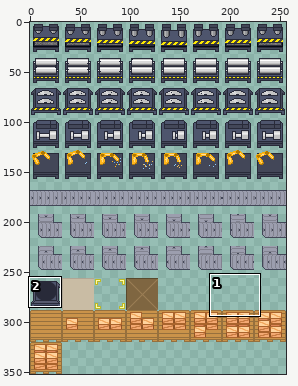
Two versions of one sprite sheet, app/src/main/res/drawable-nodpi/blocks.png. Above, an overview of the earlier version with the close-up marked.
Close-up. Earlier state:
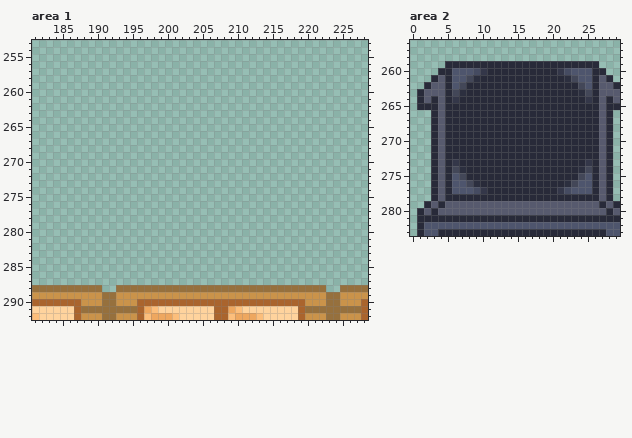
The file is 256x352 pixels. Pixels under 10% opacity are left out. Colours within 5 levels of each other are drawn and written as one. Shown: area 1: x 181..228, y 253..292; area 2: x 0..29, y 256..283. The commit also changed other parts of the picture, which this record leaves out.
And afterwards:
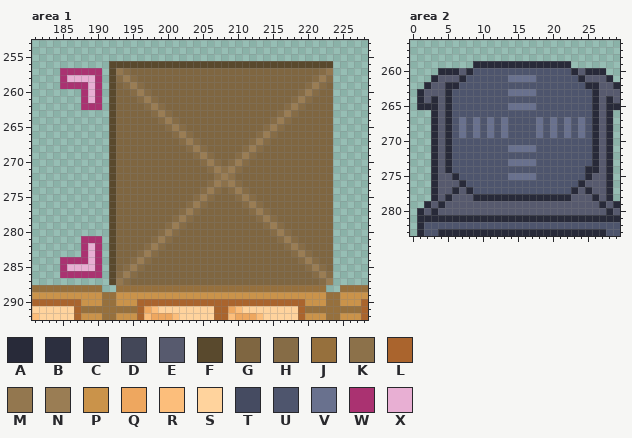
Palette (. is transparent): A #282a39  B #2c2f3f  C #343749  D #434758  E #575a6e  F #59492d  G #7f6641  H #866c46  J #96703d  K #8c714a  L #aa642d  M #93774f  N #9a7d54  P #ca934a  Q #eea75f  R #fcbe7b  S #ffd39d  T #454b61  U #4e556d  V #69718e  W #aa3271  X #e8afd3
From old to new:
Area 1:
y 256: x 192..223 ................................ -> FFFFFFFFFFFFFFFFFFFFFFFFFFFFFFFF
y 257: x 185..190 ...... -> WWWWWW; x 192..223 ................................ -> FMHGGGGGGGGGGGGGGGGGGGGGGGGGGGHM
y 258: x 185..190 ...... -> WXXXXW; x 192..223 ................................ -> FHNHGGGGGGGGGGGGGGGGGGGGGGGGGHNH
y 259: x 185..190 ...... -> WWWWXW; x 192..223 ................................ -> FGHNHGGGGGGGGGGGGGGGGGGGGGGGHNHG
y 260: x 188..190 ... -> WXW; x 192..223 ................................ -> FGGHNHGGGGGGGGGGGGGGGGGGGGGHNHGG
y 261: x 188..190 ... -> WXW; x 192..223 ................................ -> FGGGHNHGGGGGGGGGGGGGGGGGGGHNHGGG
y 262: x 188..190 ... -> WWW; x 192..223 ................................ -> FGGGGHNHGGGGGGGGGGGGGGGGGHNHGGGG
y 263: x 192..223 ................................ -> FGGGGGHNHGGGGGGGGGGGGGGGHNHGGGGG
y 264: x 192..223 ................................ -> FGGGGGGHNHGGGGGGGGGGGGGHNHGGGGGG
y 265: x 192..223 ................................ -> FGGGGGGGHNHGGGGGGGGGGGHNHGGGGGGG
y 266: x 192..223 ................................ -> FGGGGGGGGHNHGGGGGGGGGHNHGGGGGGGG
y 267: x 192..223 ................................ -> FGGGGGGGGGHNHGGGGGGGHNHGGGGGGGGG
y 268: x 192..223 ................................ -> FGGGGGGGGGGHNHGGGGGHNHGGGGGGGGGG
y 269: x 192..223 ................................ -> FGGGGGGGGGGGHNHGGGHNHGGGGGGGGGGG
y 270: x 192..223 ................................ -> FGGGGGGGGGGGGHNHGHNHGGGGGGGGGGGG
y 271: x 192..223 ................................ -> FGGGGGGGGGGGGGHNKNHGGGGGGGGGGGGG
y 272: x 192..223 ................................ -> FGGGGGGGGGGGGGGKNKGGGGGGGGGGGGGG
y 273: x 192..223 ................................ -> FGGGGGGGGGGGGGHNKNHGGGGGGGGGGGGG
y 274: x 192..223 ................................ -> FGGGGGGGGGGGGHNHGHNHGGGGGGGGGGGG
y 275: x 192..223 ................................ -> FGGGGGGGGGGGHNHGGGHNHGGGGGGGGGGG
y 276: x 192..223 ................................ -> FGGGGGGGGGGHNHGGGGGHNHGGGGGGGGGG
y 277: x 192..223 ................................ -> FGGGGGGGGGHNHGGGGGGGHNHGGGGGGGGG
y 278: x 192..223 ................................ -> FGGGGGGGGHNHGGGGGGGGGHNHGGGGGGGG
y 279: x 192..223 ................................ -> FGGGGGGGHNHGGGGGGGGGGGHNHGGGGGGG
y 280: x 192..223 ................................ -> FGGGGGGHNHGGGGGGGGGGGGGHNHGGGGGG
y 281: x 188..190 ... -> WWW; x 192..223 ................................ -> FGGGGGHNHGGGGGGGGGGGGGGGHNHGGGGG
y 282: x 188..190 ... -> WXW; x 192..223 ................................ -> FGGGGHNHGGGGGGGGGGGGGGGGGHNHGGGG
y 283: x 188..190 ... -> WXW; x 192..223 ................................ -> FGGGHNHGGGGGGGGGGGGGGGGGGGHNHGGG
y 284: x 185..190 ...... -> WWWWXW; x 192..223 ................................ -> FGGHNHGGGGGGGGGGGGGGGGGGGGGHNHGG
y 285: x 185..190 ...... -> WXXXXW; x 192..223 ................................ -> FGHNHGGGGGGGGGGGGGGGGGGGGGGGHNHG
y 286: x 185..190 ...... -> WWWWWW; x 192..223 ................................ -> FHNHGGGGGGGGGGGGGGGGGGGGGGGGGHNH
y 287: x 192..223 ................................ -> FMHGGGGGGGGGGGGGGGGGGGGGGGGGGGHN
Area 2:
y 259: x 5..8 AAAA -> ....; x 23..26 AAAA -> ....
y 260: x 6..25 UUUTCAAAAAAAAAACTUUU -> AEAUUUUUUUUUUUUUUAEA
y 261: x 5..26 AUUDBAAAAAAAAAAAABDUUA -> EEAUUUUUUVVVVUUUUUUAEE
y 262: x 6..25 UDAAAAAAAAAAAAAAAADU -> AUUUUUUUUUUUUUUUUUUA
y 263: x 6..25 DBAAAAAAAAAAAAAAAABD -> UUUUUUUUVVVVUUUUUUUU
y 264: x 6..25 CAAAAAAAAAAAAAAAAAAC -> UUUUUUUUUUUUUUUUUUUU
y 265: x 6..25 AAAAAAAAAAAAAAAAAAAA -> UUUUUUUUVVVVUUUUUUUU
y 266: x 6..25 AAAAAAAAAAAAAAAAAAAA -> UUUUUUUUUUUUUUUUUUUU
y 267..269: x 6..25 AAAAAAAAAAAAAAAAAAAA -> UVUVUVUVUUUUVUVUVUVU
y 270: x 6..25 AAAAAAAAAAAAAAAAAAAA -> UUUUUUUUUUUUUUUUUUUU
y 271: x 6..25 AAAAAAAAAAAAAAAAAAAA -> UUUUUUUUVVVVUUUUUUUU
y 272: x 6..25 AAAAAAAAAAAAAAAAAAAA -> UUUUUUUUUUUUUUUUUUUU
y 273: x 6..25 CAAAAAAAAAAAAAAAAAAC -> UUUUUUUUVVVVUUUUUUUU
y 274: x 6..25 DBAAAAAAAAAAAAAAAABD -> UUUUUUUUUUUUUUUUUUUA
y 275: x 5..26 AUDAAAAAAAAAAAAAAAADUA -> EAUUUUUUUVVVVUUUUUUUAE
y 276: x 5..26 AUUDBAAAAAAAAAAAABDUUA -> EEAUUUUUUUUUUUUUUUUAEE
y 277: x 5..26 AUUUTCAAAAAAAAAACTUUUA -> EAEAUUUUUUUUUUUUUUAEAE
y 278: x 6..8 AAA -> EEE; x 23..25 AAA -> EEE
Where, in picture pixels (left, top, right, bottom), the same in both close-ups:
added: (60, 61, 333, 285)
changed: (445, 61, 599, 201)
